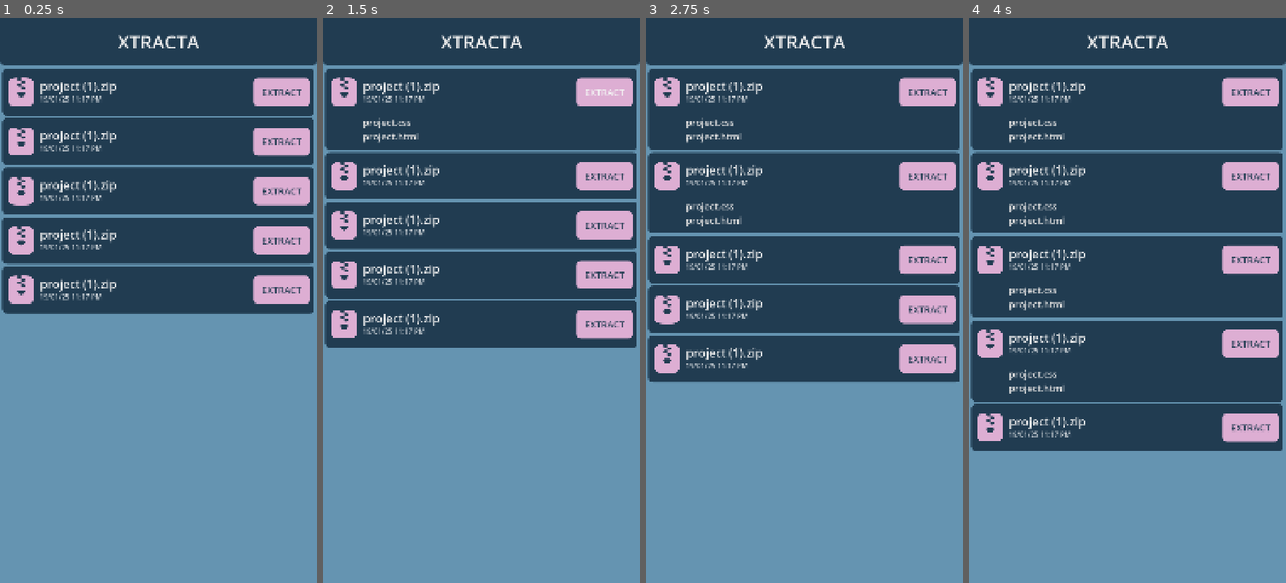
Above: before the commit, frames 1-4 (left to right).
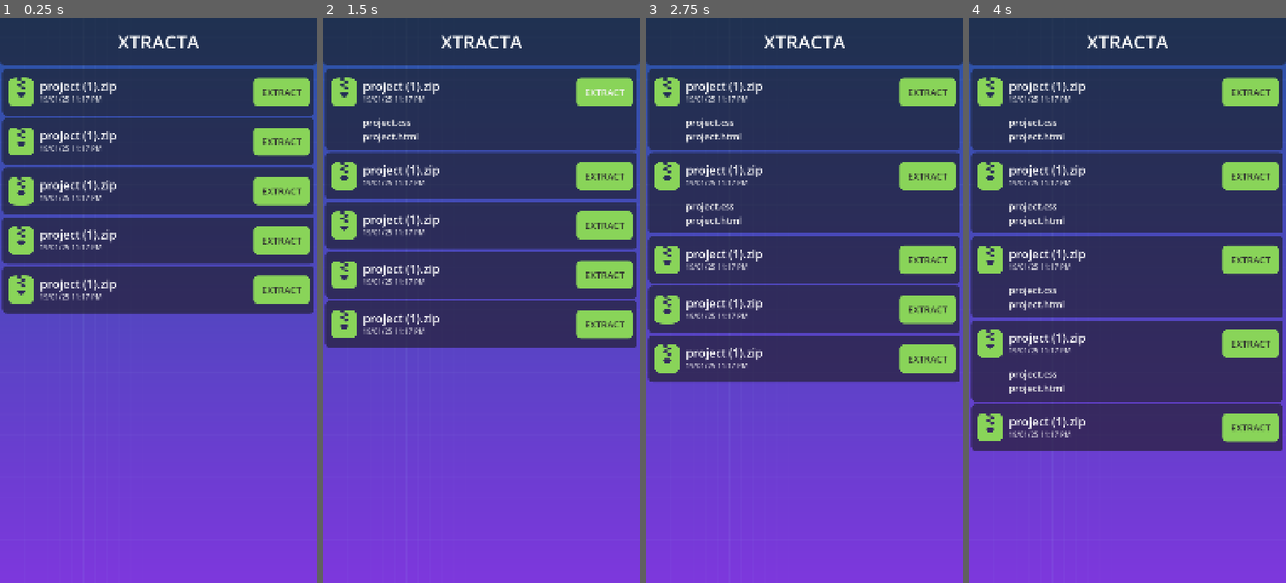
Above: after the commit, the same moments.

Repository: noor-shalaby/xtracta
Game: Godot game, scene res://src/app.tscn
The game is run twice, just before and just after one commit, with the same random seed, the same clock (stepped at 60 frames per second) and the same inputs.
Inputs (mouse positions are in pixels of both pictures, inside the frame that each line leads up to):
- Up to frame 1 (0.25 s): no input
- Up to frame 2 (1.5 s): click (481, 91) at 0.5 s; click "EXTRACT" at 1.25 s
- Up to frame 3 (2.75 s): click (804, 176) at 2 s
- Up to frame 4 (4 s): click (1127, 260) at 2.75 s; click (1127, 345) at 3.5 s

The runs differ from the first frame. In frame 1, 58% of the frame differs, in the area x 0-100%, y 7-100%; in frame 2, 52%; in frame 3, 46%; in frame 4, 34%.

Commit message:
change theme

Diff:
--- a/src/app.tscn
+++ b/src/app.tscn
@@ -1,7 +1,17 @@
 [gd_scene format=3 uid="uid://bwjq7i0unhh04"]
 
 [ext_resource type="PackedScene" uid="uid://ci1dgaurp7eyb" path="res://src/file_button.tscn" id="1_j6dmo"]
-[ext_resource type="Theme" uid="uid://vu4gxjlel247" path="res://src/theme.tres" id="1_twjmp"]
+[ext_resource type="Texture2D" uid="uid://dojqom42x5hwu" path="res://assets/background.png" id="2_o6we8"]
+
+[sub_resource type="StyleBoxFlat" id="StyleBoxFlat_twjmp"]
+content_margin_left = 0.0
+content_margin_top = 0.0
+content_margin_right = 0.0
+content_margin_bottom = 0.0
+bg_color = Color(0.1, 0.1, 0.1, 0.6)
+corner_radius_bottom_right = 16
+corner_radius_bottom_left = 16
+corner_detail = 5
 
 [node name="App" type="Control" unique_id=533816554]
 layout_mode = 3
@@ -10,7 +20,6 @@
 anchor_bottom = 1.0
 grow_horizontal = 2
 grow_vertical = 2
-theme = ExtResource("1_twjmp")
 
 [node name="ColorRect" type="ColorRect" parent="." unique_id=1989657890]
 layout_mode = 1
@@ -20,6 +29,15 @@
 grow_horizontal = 2
 grow_vertical = 2
 color = Color(0.39607844, 0.5803922, 0.69411767, 1)
+
+[node name="TextureRect" type="TextureRect" parent="." unique_id=1513237779]
+layout_mode = 1
+anchors_preset = 15
+anchor_right = 1.0
+anchor_bottom = 1.0
+grow_horizontal = 2
+grow_vertical = 2
+texture = ExtResource("2_o6we8")
 
 [node name="VBoxContainer" type="VBoxContainer" parent="." unique_id=724565887]
 layout_mode = 1
@@ -33,6 +51,7 @@
 custom_minimum_size = Vector2(0, 160)
 layout_mode = 2
 size_flags_vertical = 0
+theme_override_styles/panel = SubResource("StyleBoxFlat_twjmp")
 
 [node name="Label" type="Label" parent="VBoxContainer/PanelContainer" unique_id=1423104731]
 layout_mode = 2
--- a/src/file_button.tscn
+++ b/src/file_button.tscn
@@ -3,8 +3,32 @@
 [ext_resource type="Script" uid="uid://db5f3q4jeikj0" path="res://src/file_button.gd" id="1_7n78r"]
 [ext_resource type="Texture2D" uid="uid://7jliqa5r7ash" path="res://assets/zip-file-svgrepo-com.svg" id="1_ui347"]
 
+[sub_resource type="StyleBoxFlat" id="StyleBoxFlat_palxs"]
+content_margin_left = 4.0
+content_margin_top = 4.0
+content_margin_right = 4.0
+content_margin_bottom = 4.0
+bg_color = Color(0.1, 0.1, 0.1, 0.6)
+corner_radius_top_left = 16
+corner_radius_top_right = 16
+corner_radius_bottom_right = 16
+corner_radius_bottom_left = 16
+corner_detail = 5
+
+[sub_resource type="StyleBoxFlat" id="StyleBoxFlat_tysqo"]
+content_margin_left = 4.0
+content_margin_top = 4.0
+content_margin_right = 4.0
+content_margin_bottom = 4.0
+bg_color = Color(0.1, 0.1, 0.1, 0.6)
+corner_radius_top_left = 16
+corner_radius_top_right = 16
+corner_radius_bottom_right = 16
+corner_radius_bottom_left = 16
+corner_detail = 5
+
 [sub_resource type="StyleBoxFlat" id="StyleBoxFlat_7n78r"]
-bg_color = Color(0.8666667, 0.68235296, 0.827451, 1)
+bg_color = Color(0.5372549, 0.83137256, 0.34901962, 1)
 corner_radius_top_left = 16
 corner_radius_top_right = 16
 corner_radius_bottom_right = 16
@@ -15,6 +39,9 @@
 custom_minimum_size = Vector2(1064, 160)
 offset_right = 1064.0
 offset_bottom = 128.0
+theme_override_styles/normal = SubResource("StyleBoxFlat_palxs")
+theme_override_styles/pressed = SubResource("StyleBoxFlat_tysqo")
+theme_override_styles/hover = SubResource("StyleBoxFlat_tysqo")
 script = ExtResource("1_7n78r")
 
 [node name="MarginContainer" type="MarginContainer" parent="." unique_id=1991835650]
@@ -36,7 +63,7 @@
 
 [node name="FileIcon" type="TextureRect" parent="MarginContainer/HBoxContainer" unique_id=1280180287]
 unique_name_in_owner = true
-modulate = Color(0.8666667, 0.68235296, 0.827451, 1)
+modulate = Color(0.5372549, 0.83137256, 0.34901962, 1)
 layout_mode = 2
 texture = ExtResource("1_ui347")
 
@@ -72,7 +99,7 @@
 layout_mode = 2
 size_flags_horizontal = 8
 size_flags_vertical = 4
-theme_override_colors/font_color = Color(0.12941177, 0.23529412, 0.31764707, 1)
+theme_override_colors/font_color = Color(0.18039216, 0.18039216, 0.18039216, 1)
 theme_override_font_sizes/font_size = 32
 theme_override_styles/normal = SubResource("StyleBoxFlat_7n78r")
 theme_override_styles/pressed = SubResource("StyleBoxFlat_7n78r")
--- a/src/theme.tres
+++ /dev/null
@@ -1,27 +0,0 @@
-[gd_resource type="Theme" format=3 uid="uid://vu4gxjlel247"]
-
-[sub_resource type="StyleBoxFlat" id="StyleBoxFlat_j6dmo"]
-bg_color = Color(0.12941177, 0.23529412, 0.31764707, 1)
-corner_radius_top_left = 16
-corner_radius_top_right = 16
-corner_radius_bottom_right = 16
-corner_radius_bottom_left = 16
-
-[sub_resource type="StyleBoxFlat" id="StyleBoxFlat_i4801"]
-content_margin_left = 0.0
-content_margin_top = 0.0
-content_margin_right = 0.0
-content_margin_bottom = 0.0
-bg_color = Color(0.12941177, 0.23529412, 0.31764707, 1)
-corner_radius_bottom_right = 16
-corner_radius_bottom_left = 16
-corner_detail = 5
-
-[resource]
-Button/colors/font_color = Color(0.93333334, 0.93333334, 0.93333334, 1)
-Button/colors/font_pressed_color = Color(1, 1, 1, 1)
-Button/styles/hover = SubResource("StyleBoxFlat_j6dmo")
-Button/styles/normal = SubResource("StyleBoxFlat_j6dmo")
-Button/styles/pressed = SubResource("StyleBoxFlat_j6dmo")
-Label/colors/font_color = Color(0.93333334, 0.93333334, 0.93333334, 1)
-PanelContainer/styles/panel = SubResource("StyleBoxFlat_i4801")
Binary file added: assets/background.png
Not shown, added: assets/background.png.import
